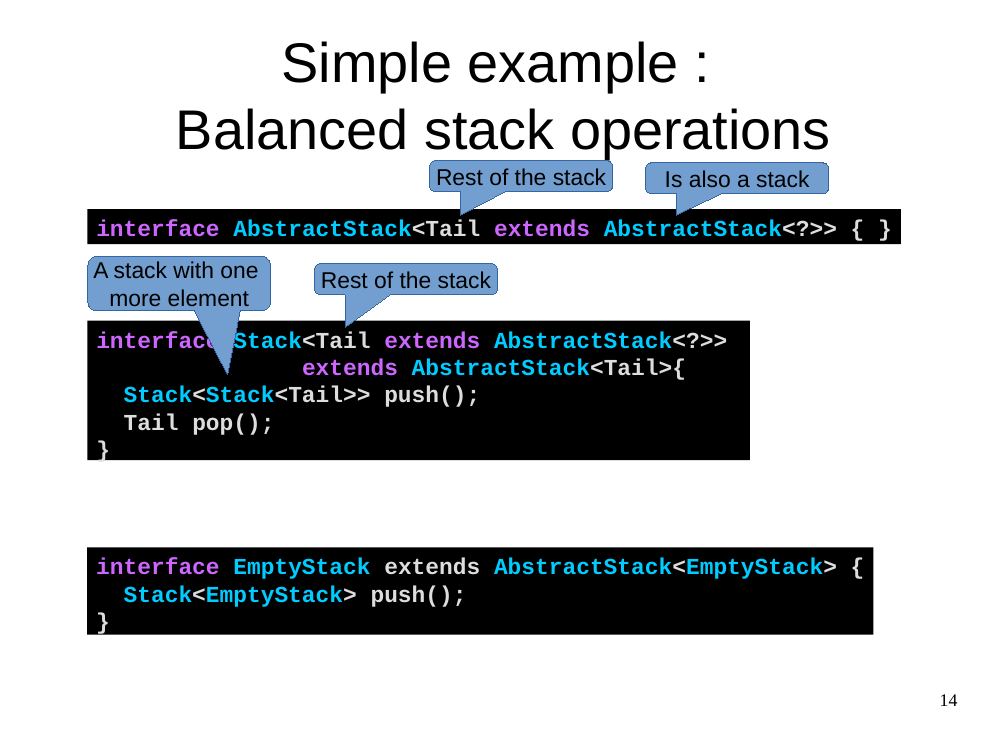
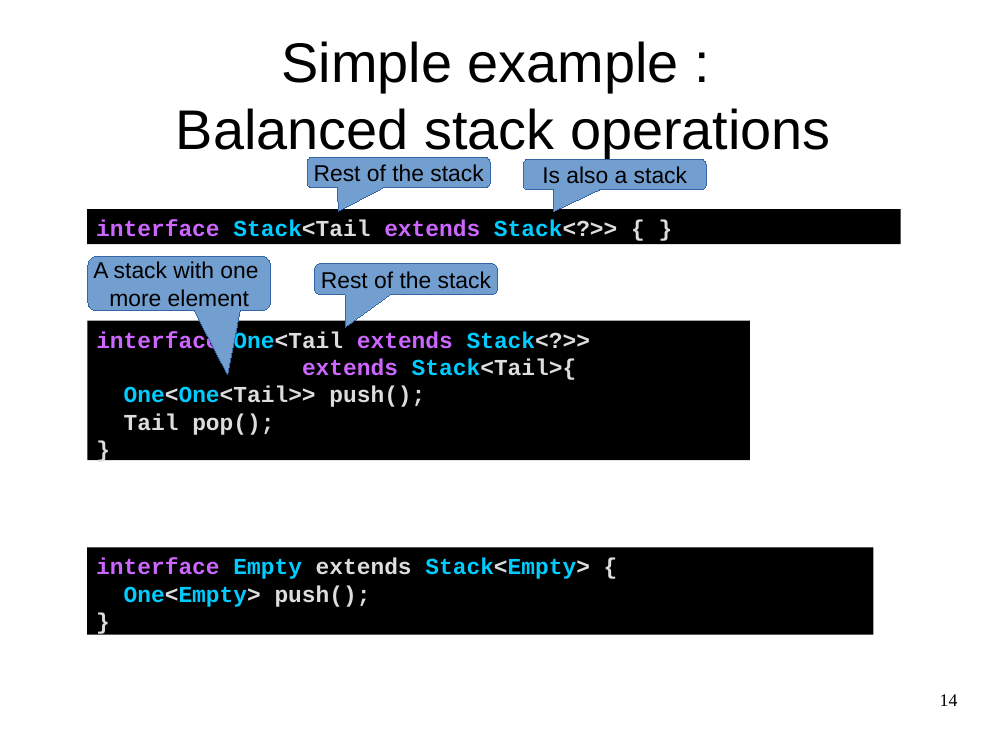
Before and after one commit to OriRoth/fling, a slide deck: slide 14 of Manuscripts/Thesis Seminar/Thesis Seminar.odp. Drawn at 1008x756 pixels with LibreOffice and Linux fonts; fonts in the diff are those of the drawing. Boxes give left, top, right and bottom in pixels: in the first picture for what was removed or moved away, otherwise in the second. Text is boxed around its words. In the diff, an @@ line names an element or a change of style, - is before the commit and + after.

```diff
--- a/Manuscripts/Thesis Seminar/Thesis Seminar.odp
+++ b/Manuscripts/Thesis Seminar/Thesis Seminar.odp
@@ rounded speech box "Rest of the stack": place and size @@
-rounded speech box "Rest of the stack" at box(430, 161, 613, 191)
+rounded speech box "Rest of the stack" at box(307, 157, 490, 188)
@@ rounded speech box "Is also a stack": place and size @@
-rounded speech box "Is also a stack" at box(646, 163, 829, 193)
+rounded speech box "Is also a stack" at box(523, 159, 706, 189)
@@ text in rectangle at box(96, 219, 617, 237): text changed; text colour #00CCFF to #CC66FF @@
-interface AbstractStack<Tail extends AbstractStack<?>> { }
+interface Stack<Tail extends Stack<?>> { }
@@ text in rectangle at box(96, 331, 590, 407): text changed; text colour #00CCFF to #DDDDDD @@
-interface Stack<Tail extends AbstractStack<?>>
-extends AbstractStack<Tail>{
-Stack<Stack<Tail>> push();
+interface One<Tail extends Stack<?>>
+extends Stack<Tail>{
+One<One<Tail>> push();
@@ text in rectangle at box(96, 558, 590, 607): text changed @@
-interface EmptyStack extends AbstractStack<EmptyStack> {
-Stack<EmptyStack> push();
+interface Empty extends Stack<Empty> {
+One<Empty> push();
```
Also in this commit, not shown: 6 other slides changed.
